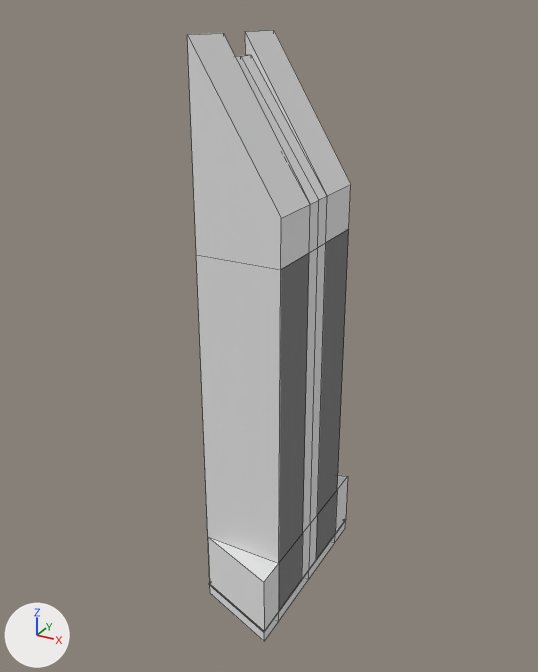
An edit to the Blender file 2019_2020/space_force_trailer/assets/Buildings/skyscraper.blend, drawn before and after from the same camera.
One viewpoint serves both versions: a 50 mm camera at (199.0, -345.0, 338.0) aimed at (10.0, -1.0, 166.0). Every picture has the same lights, and +X, +Y and +Z are marked at lower left. Mesh edges are drawn as thin lines.
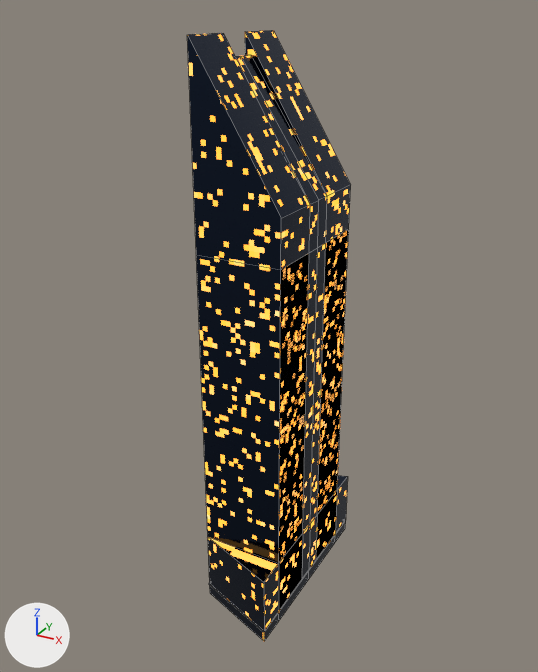
Boxes (x1, y1, x2, y2) around the edits, measured in the pictures (538 x 672 px):
'Plane', surface changed
    both: (187, 30, 351, 641)

Diff of the bpy script that builds the scene:
```diff
--- a/2019_2020/space_force_trailer/assets/Buildings/skyscraper.blend.py
+++ b/2019_2020/space_force_trailer/assets/Buildings/skyscraper.blend.py
@@ mat_building_facade @@
 mat_building_facade = bpy.data.materials.new('Building Facade')
-# nodes: BsdfDiffuse, OutputMaterial
+# nodes: Blackbody, BsdfPrincipled, Bump x2, CombineXYZ x2, Emission, Mapping x3, Math x17, MixShader, OutputMaterial, SeparateXYZ x3, TexCoord, TexNoise x4, ValToRGB x7, VectorMath
+# colours: black #000000, white #ffffff, black #212121, dark grey #5e5e5e, dark blue #263144, white #eeeeee
@@ me_plane @@
 me_plane.from_pydata(...)  # 80 vertices, 79 faces; spans x -1.0..4.0, y -6.0..6.0, z 0.0..327.0
 # used by ob_plane; location = (0.0, 0.0, 0.0); scale = (10.0, 10.4, 1.0)
+# me_plane part 1: texture (UV) coordinates of 79 of 79 faces, centred in x -1.0..4.0, y -6.0..6.0, z 0.0..288.0, changed; they spanned u -1.09..2.09, v -1.09..2.09 and now span u -5.09..6.09, v -5.09..6.09
 me_plane.materials.append(mat_building_facade)
```
